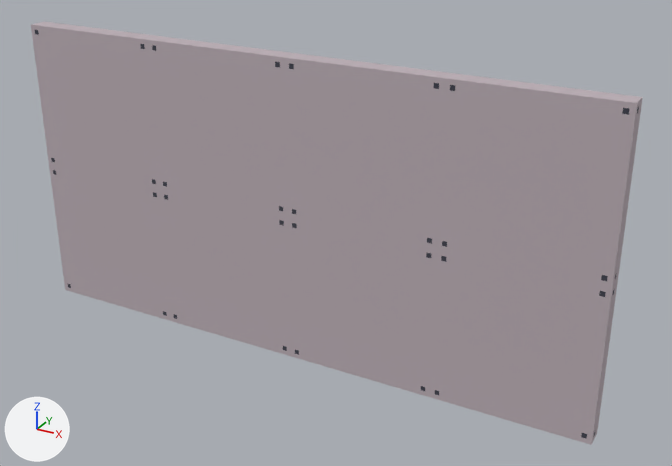
Two versions of the glTF model assets/3d/environment/blend_export/wall_textured_d_8_col.gltf, one commit apart.
Both versions are drawn from a camera (50 mm lens) standing at (9.67, -9.07, 6.47) and looking at (4.52, 0.3, 1.78). Lighting does not change. The marker at lower left points along +X, +Y and +Z. The first picture is the older version.

The first picture shows 'wall_textured_d_8_col'.
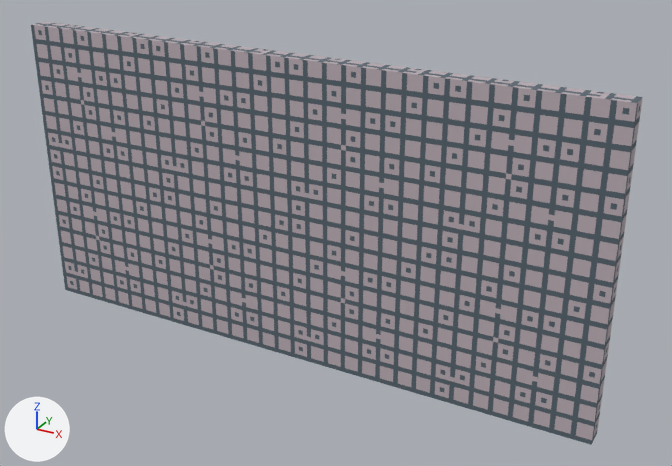
What changed in the scene script:
```text
Add img_ase_environment_textures:
    img_ase_environment_textures = load_image('ase_environment_textures', 'ase_environment_textures.png', 256, 256, 'sRGB')
Add mat_material_environment:
    mat_material_environment = principled_material('material_environment')
    mat_material_environment.texture = img_ase_environment_textures
    mat_material_environment.roughness = 1.0
Change me_cube_016:
    where me_cube_016.from_pydata(...)  # 30 vertices, 56 faces; spans x 0.0..8.0, y 0.0..0.25, z 0.0..4.0
    remove me_cube_016.materials.append(mat_material_environment_003)  # picture img_ase_environment_textures_png
    add me_cube_016.materials.append(mat_material_environment)  # picture img_ase_environment_textures
```

Location of each change, [x1, y1, x2, y2] in pixels of the pictures (672 x 466 px):
'wall_textured_d_8_col', recoloured (darker): [31, 21, 643, 445] in both
